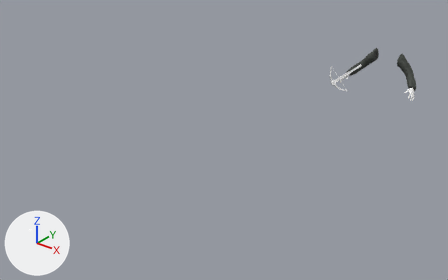
What one commit did to the Blender file models-source/0.5 - Blockouts/ViewmodelBlockout_WM_Crossbow.blend.
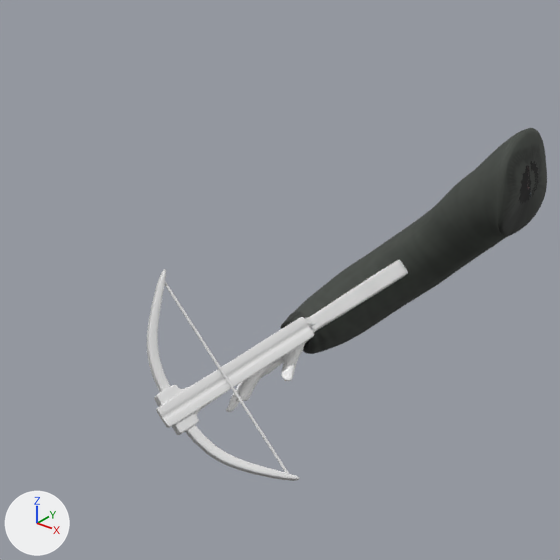
The first picture shows the older version from a 50 mm camera at (3.49, -8.09, 2.58) aimed at (-0.38, -3.26, -0.42). The close-ups show both versions on the part from 70% to 85% of the width and 12% to 36% of the height of that picture; other places that the commit changed are outside them. Every picture has the same lights, and +X, +Y and +Z are marked at lower left.

Names of what the first close-up shows: 'Arms', 'Clothes', 'Crossbow'.
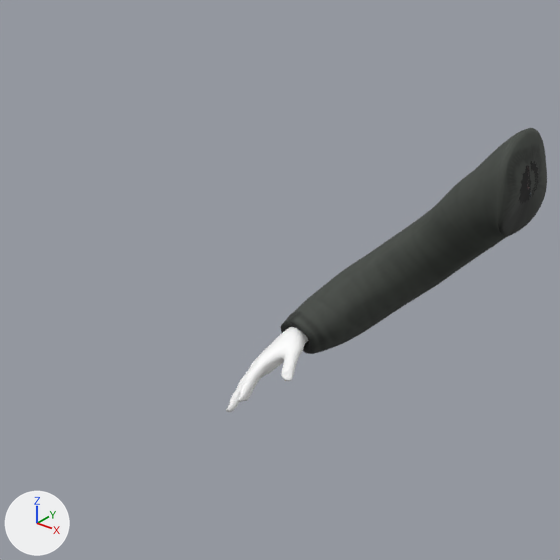
What differs and where, as boxes [x1, y1, x2, y2] in the close-ups (560 x 560 px):
'Crossbow', deleted: before [147, 260, 408, 481]

What the commit changed:
Object 'Crossbow' (ob_crossbow) is deleted.
